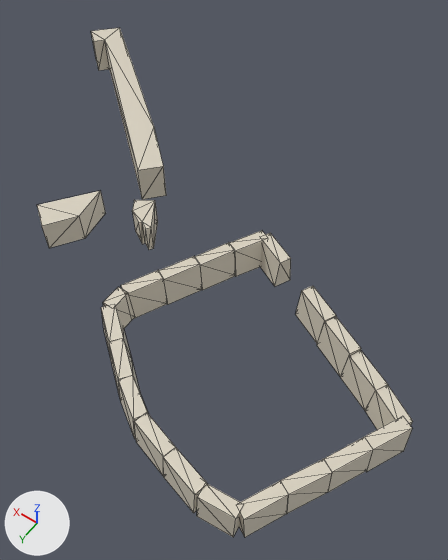
A saved change to the glTF model assets/malta/cottonera/kalkara_66_22_mid.glb.
One viewpoint serves both versions: a camera (50 mm lens) standing at (-78.0, 668.0, 190.0) and looking at (-1.0, 560.0, 20.0). Lighting does not change. The marker at lower left points along +X, +Y and +Z. The picture after the commit comes second. Mesh edges are drawn as thin lines.

Objects in the first picture: 'geometry_0'.
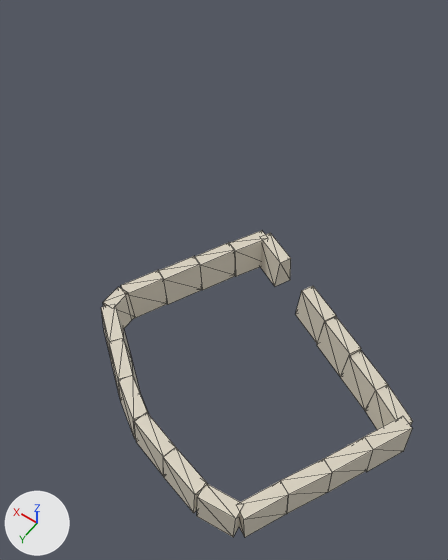
Edits to the bpy script that builds the scene:
```text
Change me_geometry_0:
    used by ob_geometry_0; location = (0.0, 0.0, 0.0)
    remove me_geometry_0.from_pydata(...)  # 196 vertices, 300 faces; spans x -79.0..121.0, y 482.0..631.0, z 24.0..40.0
    add me_geometry_0.from_pydata(...)  # 160 vertices, 240 faces; spans x -79.0..15.0, y 546.0..631.0, z 26.0..40.0
    me_geometry_0 part 1: the loose piece of 14 vertices spanning x 38.0..121.0, y 482.0..549.0, z 24.0..39.0 is deleted
    me_geometry_0 part 2: the loose piece of 14 vertices spanning x 23.0..36.0, y 557.0..569.0, z 28.0..39.0 is deleted
    me_geometry_0 part 3: the loose piece of 8 vertices spanning x 45.0..61.0, y 565.0..588.0, z 28.0..39.0 is deleted
```

Boxes (x1, y1, x2, y2) around the edits, measured in the pictures (448 x 560 px):
'geometry_0', reshaped (17% narrower, 40% shorter): before (37, 28, 413, 537); after (101, 230, 413, 537)
part 1 of me_geometry_0, deleted: before (91, 28, 166, 199)
part 2 of me_geometry_0, deleted: before (132, 200, 158, 250)
part 3 of me_geometry_0, deleted: before (37, 191, 106, 248)
